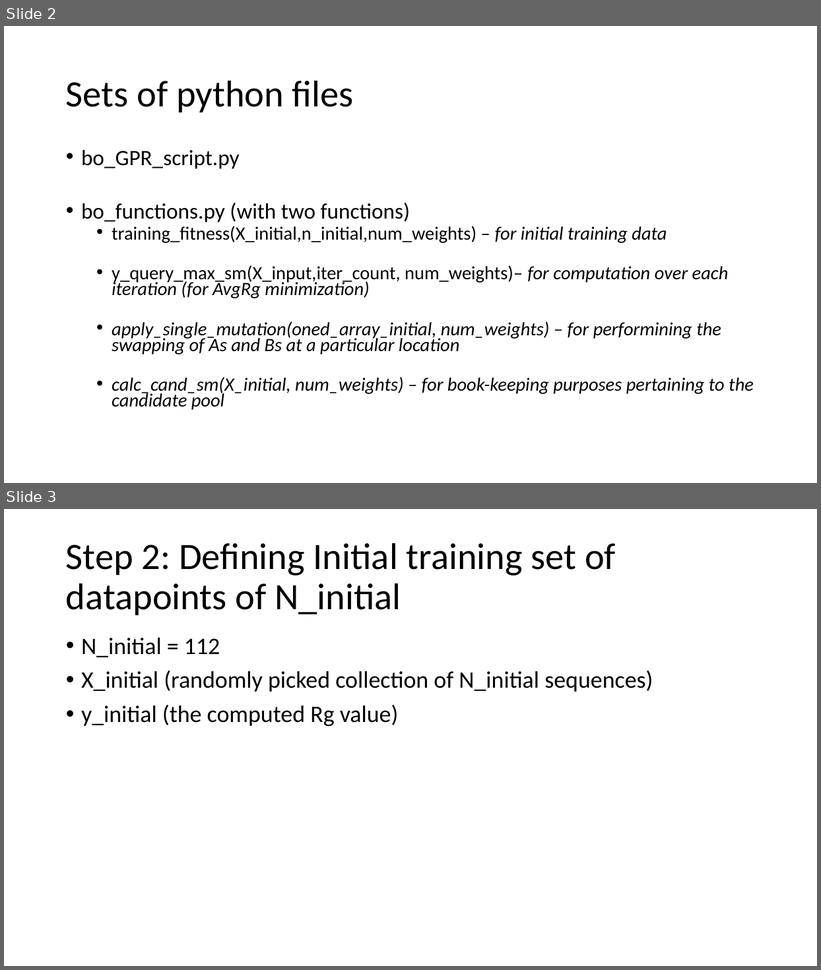
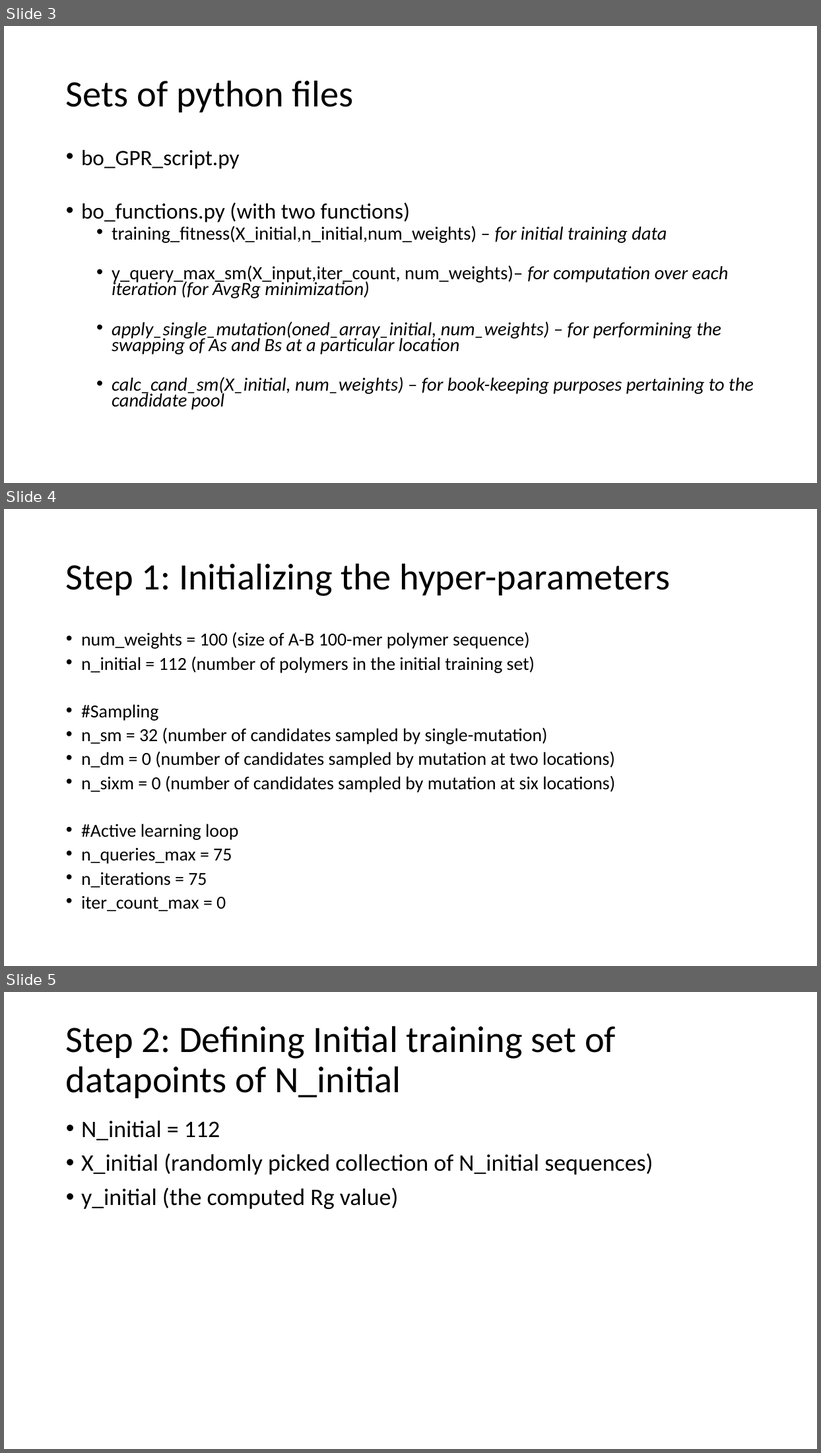
Before and after one commit to rpspran/Polymer_Sequence_Design, a slide deck: Readme.pptx. Shown one above the other, each under a label of ours: slides 2 and 3 before the commit, slides 3, 4 and 5 after it. The pictures are 821x970 and 821x1453 pixels, drawn with LibreOffice and Linux fonts; fonts in the diff are those of the drawing. Boxes give left, top, right and bottom in pixels: in the first picture for what was removed or moved away, otherwise in the second. Text is boxed around its words. In the diff, an @@ line names an element or a change of style, - is before the commit and + after.

```diff
--- a/Readme.pptx
+++ b/Readme.pptx
@@ slide 4 added at (x1=4, y1=509, x2=817, y2=966), background #FFFFFF @@
@@ title added at (x1=66, y1=563, x2=671, y2=596), 44 pt, text #000000 @@
+Step 1: Initializing the hyper-parameters
@@ text added at (x1=81, y1=632, x2=615, y2=912), 21.7 pt, text #000000 @@
+• num_weights = 100 (size of A-B 100-mer polymer sequence)
+• n_initial = 112 (number of polymers in the initial training set)
+• #Sampling
+• n_sm = 32 (number of candidates sampled by single-mutation)
+• n_dm = 0 (number of candidates sampled by mutation at two locations)
+• n_sixm = 0 (number of candidates sampled by mutation at six locations)
+• #Active learning loop
+• n_queries_max = 75
+• n_iterations = 75
+• iter_count_max = 0
@@ what was slide 2 is now slide 3 @@
@@ what was slide 3 is now slide 5 @@
```
Also in this commit, not shown: 1 slide changed, 1 other slide added.
